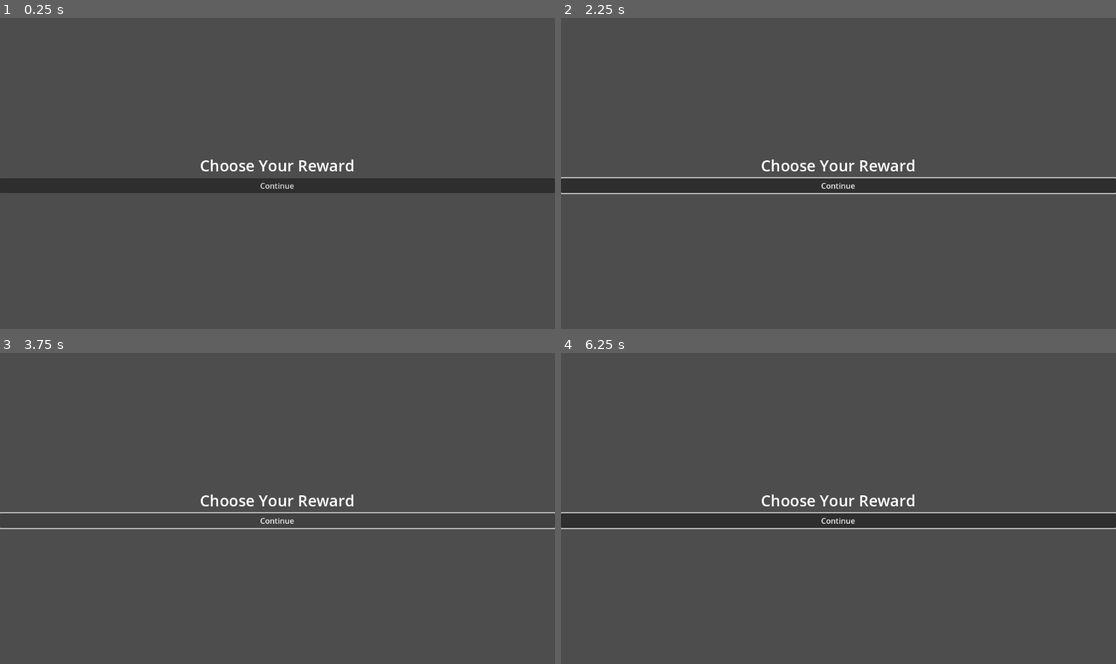
Above: before the commit, frames 1-4 (two rows, left to right).
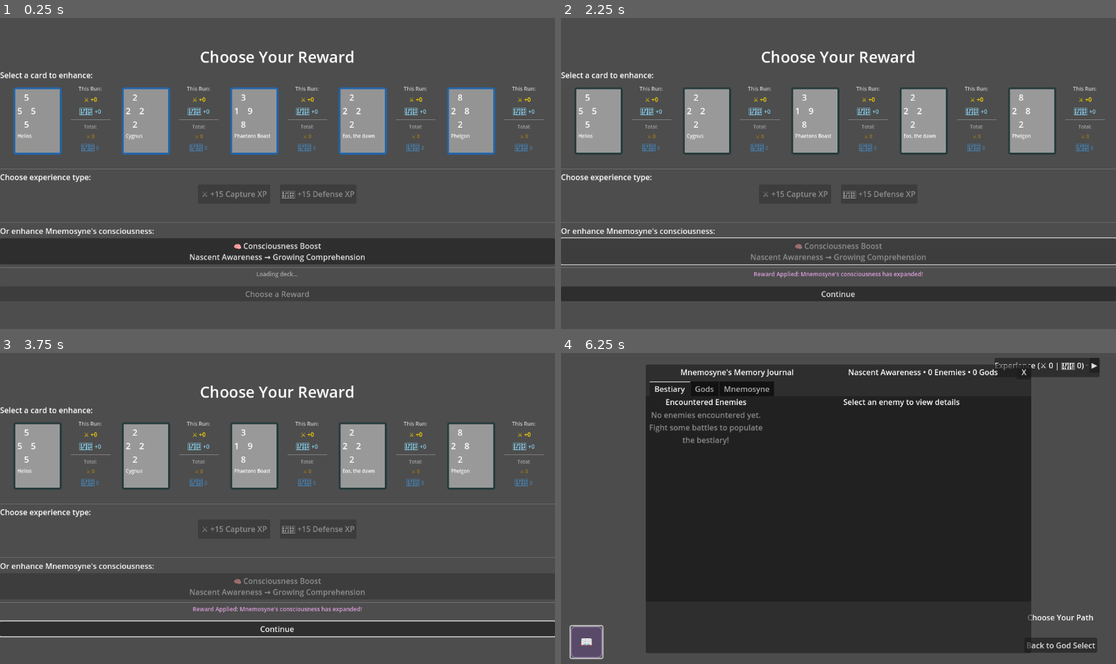
Above: after the commit, the same moments.

Repository: leslieharding/Mnemosyne
Game: Godot game, scene res://Scenes/RewardScreen.tscn
Two runs of this game, one before a commit and one after it. Both use one fixed random seed, a clock stepped at 60 frames per second and the inputs below. This scene is started directly instead of the project's main scene.
Inputs (mouse positions are in pixels of both pictures, inside the frame that each line leads up to):
- Up to frame 1 (0.25 s): no input
- Up to frame 2 (2.25 s): click (838, 185) at 0.5 s, where only the run before the commit has a clickable "Continue"; click (838, 185) at 1.25 s, where only the run before the commit has a clickable "Continue"; click (838, 251) at 2 s, where only the run after the commit has a clickable "🧠 Consciousness Boost Nascent…"
- Up to frame 3 (3.75 s): tap Enter (ui_accept) at 2.75, 3.02, 3.5 s; move the mouse to (399, 492) at 2.77 s; hold Right (ui_right) 2.78-3.53 s; click (399, 492) at 2.92 s; move the mouse to (166, 524) at 3.52 s; hold Down (ui_down) from 3.53 s (still down)
- Up to frame 4 (6.25 s): tap Enter (ui_accept) at 3.77 s; release Down (ui_down) at 4.25 s; click (1093, 365) at 4.25 s, where only the run after the commit has a clickable "▶"; click (1043, 365) at 5 s, where only the run after the commit has a clickable "▼"; click (583, 639) at 5.75 s, where only the run after the commit has a clickable "📖"

The runs differ from the first frame. In frame 1, 25% of the frame differs, in the area x 0-100%, y 10-90%; in frame 2, 23%; in frame 3, 19%; in frame 4, 64%, in the area x 0-100%, y 1-99%.
Error before the commit: Parse Error: Function "create_card_displays_safe()" not found in base self. (res://Scripts/reward_screen.gd:271)
Error after the commit: Invalid access to property or key 'nodes' on a base object of type 'Nil'. (res://Scripts/run_map.gd:106)

Commit message:
export fixes

Diff:
--- a/Scripts/card_battle_manager.gd
+++ b/Scripts/card_battle_manager.gd
@@ -1257,7 +1257,7 @@
 	var god_name = params.get("god", current_god)
 	var deck_index = params.get("deck_index", 0)
 
-	var collection_path = "res://Resources/Collections/" + god_name.to_lower() + ".tres"
+	var collection_path = "res://Resources/Collections/" + god_name + ".tres"
 	var collection: GodCardCollection = load(collection_path)
 	if collection:
 		var deck_def = collection.decks[deck_index]
--- a/Scripts/reward_screen.gd
+++ b/Scripts/reward_screen.gd
@@ -52,7 +52,8 @@
 	print("Loading deck data for: ", god_name, " deck ", deck_index)
 
 	# Load the god's collection
-	var collection_path = "res://Resources/Collections/" + god_name.to_lower() + ".tres"
+	var collection_path = "res://Resources/Collections/" + god_name + ".tres"
+
 
 	if not ResourceLoader.exists(collection_path):
 		print("ERROR: Collection does not exist at: ", collection_path)
@@ -250,7 +251,7 @@
 	print("Loading deck data for: ", god_name, " deck ", deck_index)
 
 	# Load the god's collection
-	var collection_path = "res://Resources/Collections/" + god_name.to_lower() + ".tres"
+	var collection_path = "res://Resources/Collections/" + god_name + ".tres"
 	var collection: GodCardCollection = load(collection_path)
 
 	if not collection:
@@ -268,7 +269,7 @@
 	print("Loaded deck with ", current_deck.size(), " cards")
 
 	# Create card displays with safer autoload access
-	await create_card_displays_safe()
+	await create_card_displays_sync()
 
 	# Update Mnemosyne button with current level info
 	update_mnemosyne_button_text()
@@ -371,6 +372,12 @@
 		print("Successfully created display for card ", i)
 
 	print("Created ", card_displays.size(), " card displays")
+
+	print("=== FINAL DEBUG OUTPUT ===")
+	print("Cards container children: ", cards_container.get_child_count())
+	print("Cards container size: ", cards_container.size)
+	print("Cards container visible: ", cards_container.visible)
+	print("Main container children: ", main_container.get_child_count())
 
 	# Force layout update
 	cards_container.queue_redraw()
--- a/Scripts/run_summary.gd
+++ b/Scripts/run_summary.gd
@@ -74,7 +74,7 @@
 	defense_total_node.text = "🛡️ Total Defense: " + str(totals["defense_exp"])
 
 	# Load collection
-	var collection_path = "res://Resources/Collections/" + god_name.to_lower() + ".tres"
+	var collection_path = "res://Resources/Collections/" + god_name + ".tres"
 	var collection: GodCardCollection = load(collection_path)
 	if not collection:
 		print("Failed to load collection")
